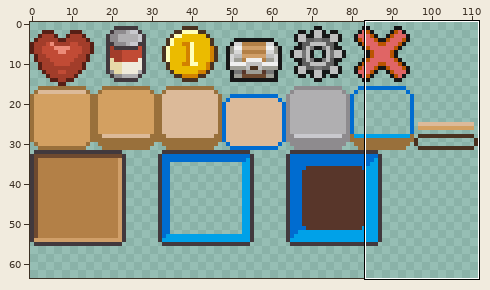
Edited in one commit: sprite sheet (assets/img/gui/gui.png). The first picture is a wide view before the edit; the outline marks the close-up.
Close-up. First the earlier version:
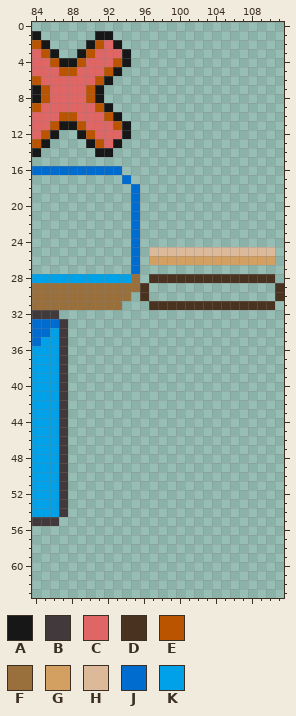
The file is 112x64 pixels. Colours within 5 levels of each other are drawn and written as one. Shown: x 84..111, y 0..63.
Palette (. is transparent): A #171717  B #42393d  C #e06565  D #4a3220  E #ba5400  F #99703b  G #d3a061  H #dcba99  J #006cd0  K #00a1e8
Pixels before, first column x 84:
 1 A......AA...................
 2 EA....AECA..................
 3 CEA..AECCCA.................
 4 CCEAAECCCEA.................
 5 CCCEECCCEA..................
 6 ECCCCCCEA...................
 7 AECCCCEA....................
 8 AECCCCEA....................
 9 ECCCCCCEA...................
10 CCCEECCCEA..................
11 CCEAAECCCEA.................
12 CEA..AECCCA.................
13 EA....AECA..................
14 A......AA...................
15 ............................
16 JJJJJJJJJJ..................
17 ..........J.................
18 ...........J................
19 ...........J................
20 ...........J................
21 ...........J................
22 ...........J................
23 ...........J................
24 ...........J................
25 ...........J.HHHHHHHHHHHHHH.
26 ...........J.GGGGGGGGGGGGGG.
27 ...........J................
28 KKKKKKKKKKKF.DDDDDDDDDDDDDD.
29 FFFFFFFFFFFFD..............D
30 FFFFFFFFFFF.D..............D
31 FFFFFFFFFF...DDDDDDDDDDDDDD.
32 BBB.........................
33 JJJB........................
34 JJKB........................
35 JKKB........................
36 KKKB........................
37 KKKB........................
38 KKKB........................
39 KKKB........................
40 KKKB........................
41 KKKB........................
42 KKKB........................
43 KKKB........................
44 KKKB........................
45 KKKB........................
46 KKKB........................
47 KKKB........................
48 KKKB........................
49 KKKB........................
50 KKKB........................
51 KKKB........................
52 KKKB........................
53 KKKB........................
54 KKKB........................
55 BBB.........................
And afterwards:
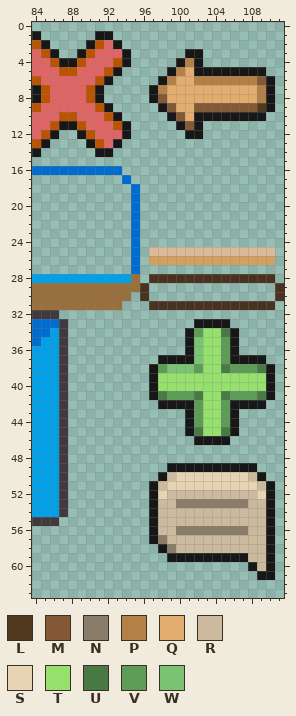
Colours new in this view: L #50391c  M #835835  N #897d6a  P #b38047  Q #e2ad6e  R #cbba9e  S #e8d4b2  T #96e06d  U #497944  V #5d9c56  W #7ac372
Difference:
Changed rows in their new state; - is an unchanged pixel.
first column x 97:
 3 ----AA--------
 4 ---APA--------
 5 --APQAAAAAAAA-
 6 -APQQPPPPPPPMA
 7 APQQQQQQQQQQPA
 8 AMQQQQQQQQQQPA
 9 -AMQQMMMMMMMLA
10 --AMQAAAAAAAA-
11 ---AMA--------
12 ----AA--------
first column x 97:
33 -----AAAA-----
34 ----AVTTUA----
35 ----AWTTVA----
36 ----AWTTVA----
37 -AAAAWTTVAAAA-
38 AVWWWVTTUVVVUA
39 ATTTTTTTTTTTTA
40 ATTTTTTTTTTTTA
41 AUVVVUTTUVVVUA
42 -AAAAVTTVAAAA-
43 ----AVTTVA----
44 ----AVTTVA----
45 ----AUTTUA----
46 -----AAAA-----
49 --AAAAAAAAAA--
50 -ARSSSSSSSSRA-
51 ARSSSSSSSSSSRA
52 ASRRRRRRRRRRSA
53 ARRNNNNNNNNRRA
54 ARRRRRRRRRRRRA
55 ARRRRRRRRRRRRA
56 ARRNNNNNNNNRRA
57 ANRRRRRRRRRRRA
58 -ANRRRRRRRRRRA
59 --AAAAAAAAARRA
60 -----------ARA
61 ------------AA
